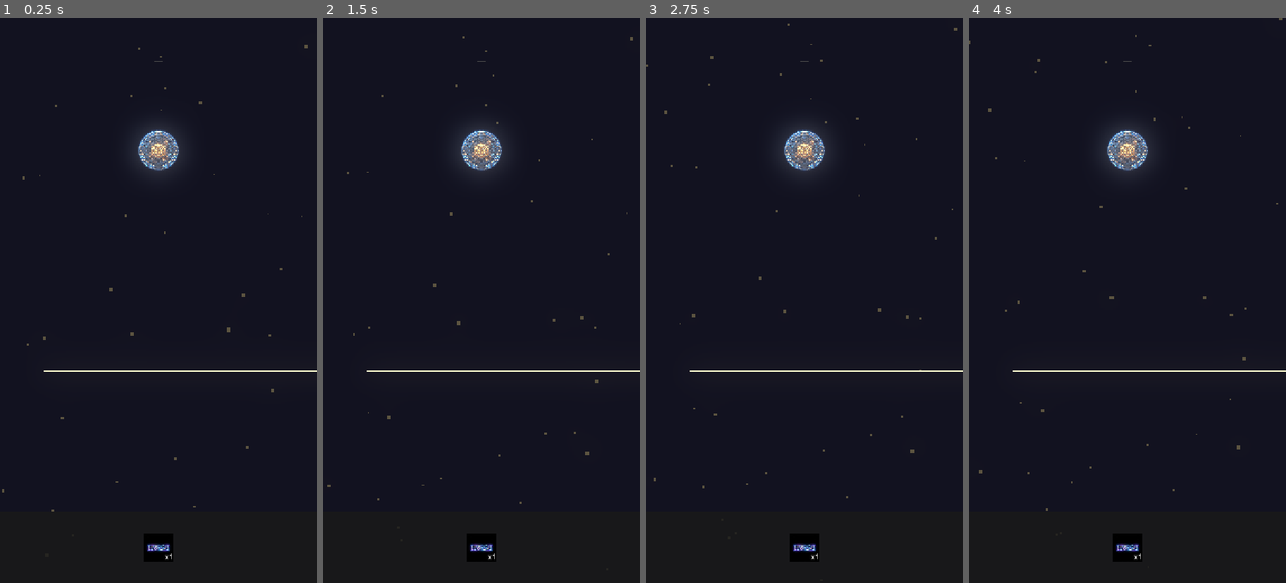
Above: before the commit, frames 1-4 (left to right).
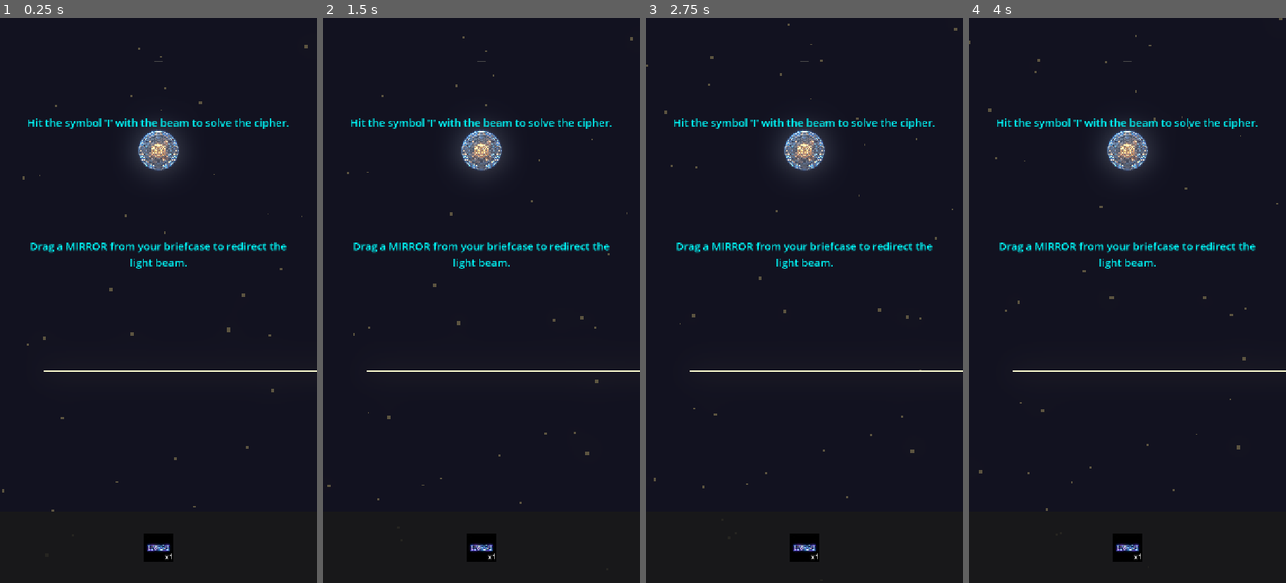
Above: after the commit, the same moments.

Repository: fanioz/solstice-cipher
Game: Godot game, scene res://src/gameplay/level_1.tscn
Same seed, same stepped clock (60 frames per second), same inputs: the game is played once before the commit and once after it. This scene is started directly instead of the project's main scene.
Inputs (mouse positions are in pixels of both pictures, inside the frame that each line leads up to):
- Up to frame 1 (0.25 s): no input
- Up to frame 2 (1.5 s): move the mouse to (551, 272) at 0.52 s; click (551, 272) at 0.67 s; drag from (418, 328) to (481, 147) at 1.27 s
- Up to frame 3 (2.75 s): move the mouse to (836, 176) at 2.02 s; click (836, 176) at 2.17 s
- Up to frame 4 (4 s): drag from (1111, 413) to (1032, 215) at 2.77 s; move the mouse to (1222, 385) at 3.52 s; click (1222, 385) at 3.67 s

The runs differ from the first frame. In frame 1, 1.4% of the frame differs, in the area x 8-92%, y 17-45%; in frame 2, 1.4%; in frame 3, 1.4%; in frame 4, 1.4%.

Commit message:
feat(level1): add simple tutorial instructions UI

Diff:
--- a/src/gameplay/level_1.tscn
+++ b/src/gameplay/level_1.tscn
@@ -16,7 +16,7 @@
 glow_bloom = 0.5
 glow_hdr_threshold = 0.8
 
-[node name="Main" type="Node2D"]
+[node name="Level1" type="Node2D"]
 script = ExtResource("1_script")
 next_level_path = "res://src/gameplay/level_2.tscn"
 
@@ -63,6 +63,30 @@
 offset_bottom = 1120.0
 script = ExtResource("6_dropzone")
 
+[node name="TutorialUI" type="CanvasLayer" parent="."]
+
+[node name="Instruction1" type="Label" parent="TutorialUI"]
+offset_left = 60.0
+offset_top = 500.0
+offset_right = 660.0
+offset_bottom = 580.0
+theme_override_colors/font_color = Color(0, 1, 1, 1)
+theme_override_font_sizes/font_size = 24
+text = "Drag a MIRROR from your briefcase to redirect the light beam."
+horizontal_alignment = 1
+autowrap_mode = 2
+
+[node name="Instruction2" type="Label" parent="TutorialUI"]
+offset_left = 60.0
+offset_top = 220.0
+offset_right = 660.0
+offset_bottom = 280.0
+theme_override_colors/font_color = Color(0, 1, 1, 1)
+theme_override_font_sizes/font_size = 24
+text = "Hit the symbol 'I' with the beam to solve the cipher."
+horizontal_alignment = 1
+autowrap_mode = 2
+
 [node name="CipherUI" parent="." instance=ExtResource("5_ui")]
 
 [node name="BriefcaseCanvas" type="CanvasLayer" parent="."]
Not shown: 1 places in src/gameplay/level_1.tscn that only renumber resources
Not shown, added: production/releases/day-one-patch-1.0.3.md
Not shown, added: production/releases/rollback-plan-1.0.3.md
